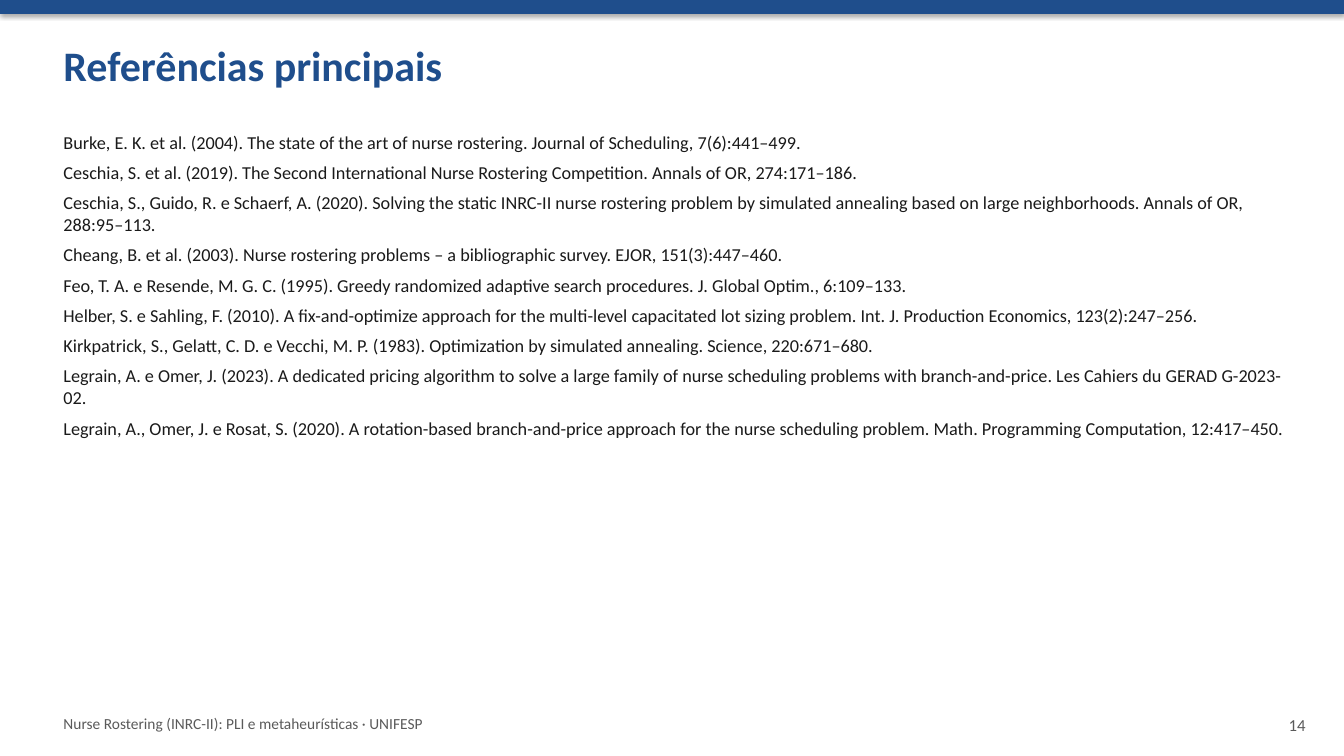
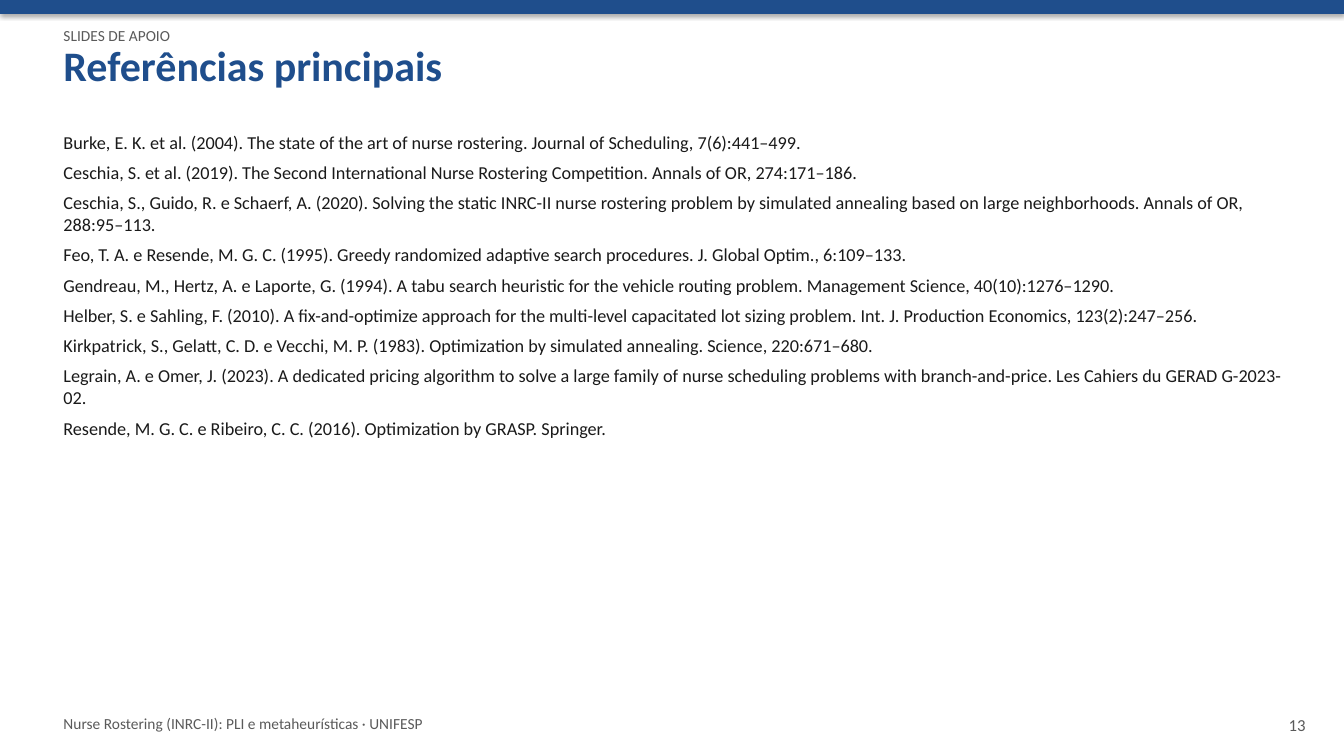
Before and after one commit to crazen/projetopo, a slide deck: slide 13 of entregas/etapa7_apresentacao.pptx (slide 14 before the commit). Drawn at 1344x756 pixels with LibreOffice and Linux fonts; fonts in the diff are those of the drawing. Boxes give left, top, right and bottom in pixels: in the first picture for what was removed or moved away, otherwise in the second. Text is boxed around its words. In the diff, an @@ line names an element or a change of style, - is before the commit and + after.

```diff
--- a/entregas/etapa7_apresentacao.pptx
+++ b/entregas/etapa7_apresentacao.pptx
@@ text added at (63,31,170,41), 11 pt, text #5A5A5A @@
+SLIDES DE APOIO
@@ text at (63,248,783,264): paragraph removed @@
-Cheang, B. et al. (2003). Nurse rostering problems – a bibliographic survey. EJOR, 151(3):447–460.
@@ text at (63,279,1114,295): paragraph added @@
+Gendreau, M., Hertz, A. e Laporte, G. (1994). A tabu search heuristic for the vehicle routing problem. Management Science, 40(10):1276–1290.
@@ text at (63,422,605,438): text changed @@
-Legrain, A., Omer, J. e Rosat, S. (2020). A rotation-based branch-and-price approach for the nurse scheduling problem. Math. Programming Computation, 12:417–450.
+Resende, M. G. C. e Ribeiro, C. C. (2016). Optimization by GRASP. Springer.
@@ text at (1289,720,1306,731): text changed @@
-14
+13
```
Also in this commit, not shown: 9 other slides changed, 2 slides added, 3 slides removed, 14 other files.
